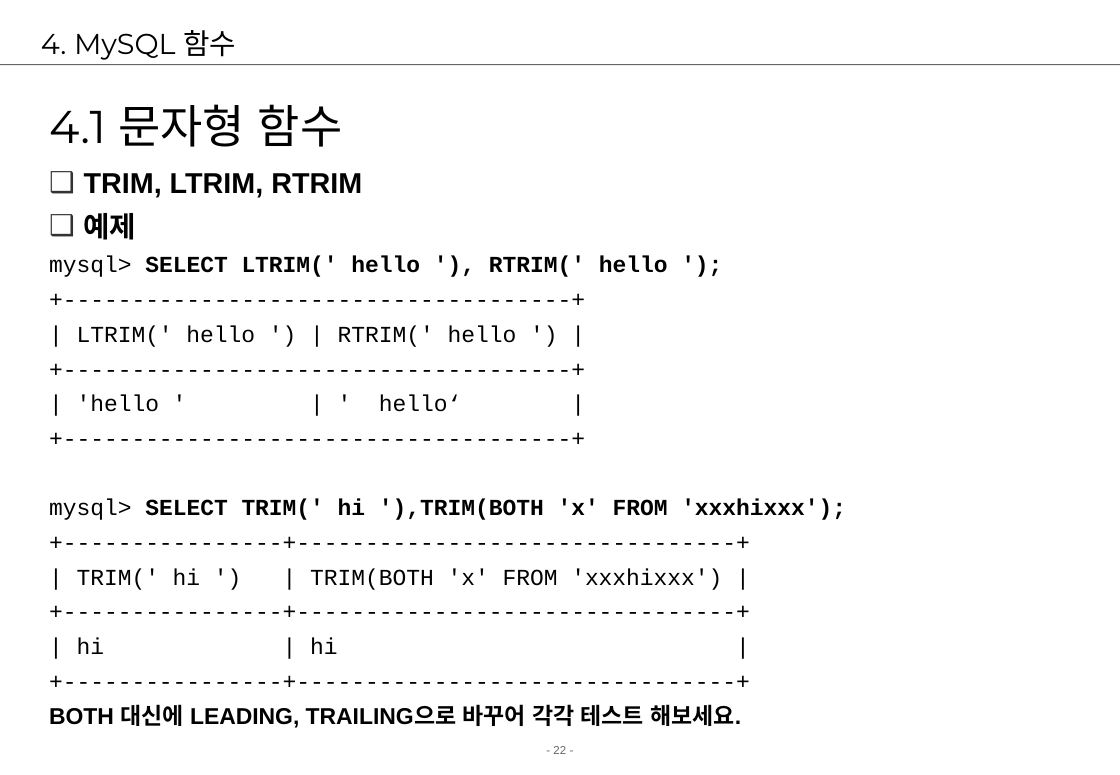
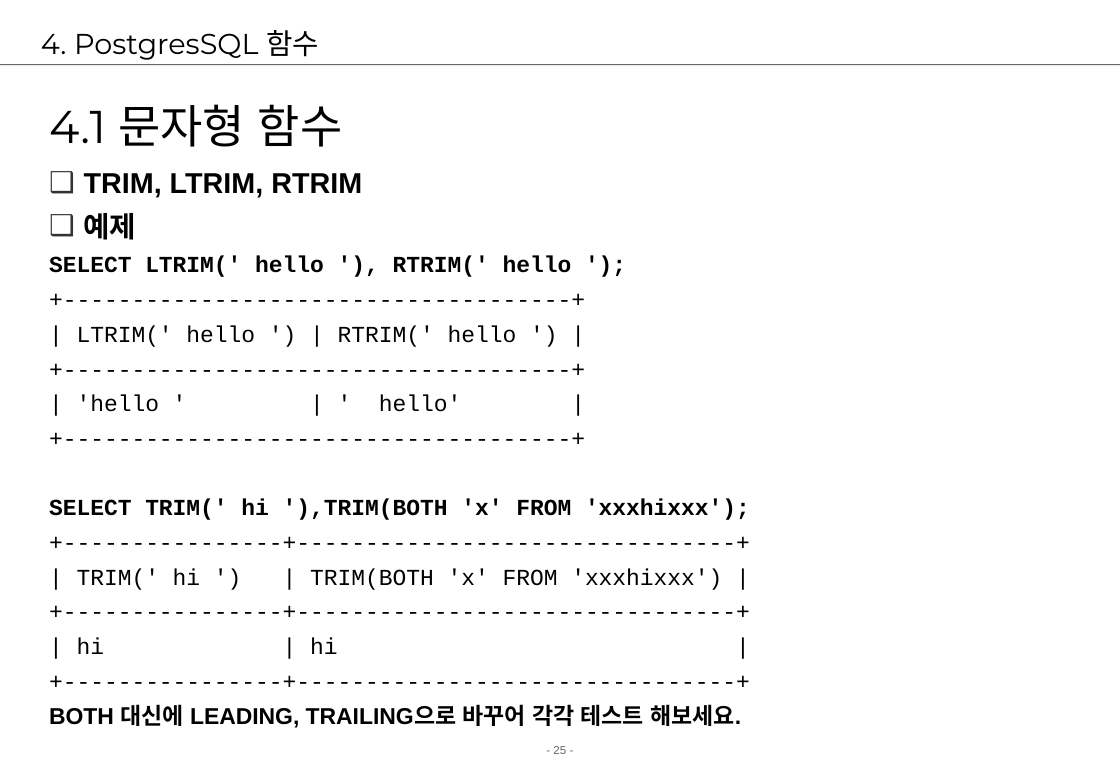
Before and after one commit to jungeunlee95/cafe24-TIL, a slide deck: slide 25 of 2 강의자료/02.강의/5. postgresql/postgresql2-검색.ppt (slide 22 before the commit). Drawn at 1120x775 pixels with LibreOffice and Linux fonts; fonts in the diff are those of the drawing; background and template pictures are left out. Boxes give left, top, right and bottom in pixels: in the first picture for what was removed or moved away, otherwise in the second. Text is boxed around its words. In the diff, an @@ line names an element or a change of style, - is before the commit and + after.

Commit message:
postgresql

```diff
--- a/2 강의자료/02.강의/5. postgresql/postgresql2-검색.ppt
+++ b/2 강의자료/02.강의/5. postgresql/postgresql2-검색.ppt
@@ title at bbox=[41, 30, 319, 60]: text changed @@
-4. MySQL 함수
+4. PostgresSQL 함수
@@ text at bbox=[49, 256, 572, 277]: text changed @@
-mysql> SELECT LTRIM(' hello '), RTRIM(' hello ');
+SELECT LTRIM(' hello '), RTRIM(' hello ');
@@ text at bbox=[77, 395, 462, 412]: text changed @@
-| 'hello ' | ' hello‘ |
+| 'hello ' | ' hello' |
@@ text at bbox=[49, 499, 750, 520]: text changed @@
-mysql> SELECT TRIM(' hi '),TRIM(BOTH 'x' FROM 'xxxhixxx');
+SELECT TRIM(' hi '),TRIM(BOTH 'x' FROM 'xxxhixxx');
@@ page number at bbox=[553, 746, 566, 754]: text changed @@
-- 22 -
+- 25 -
```
Also in this commit, not shown: 44 other slides changed, 4 slides added, 1 slide removed, 27 other files.
